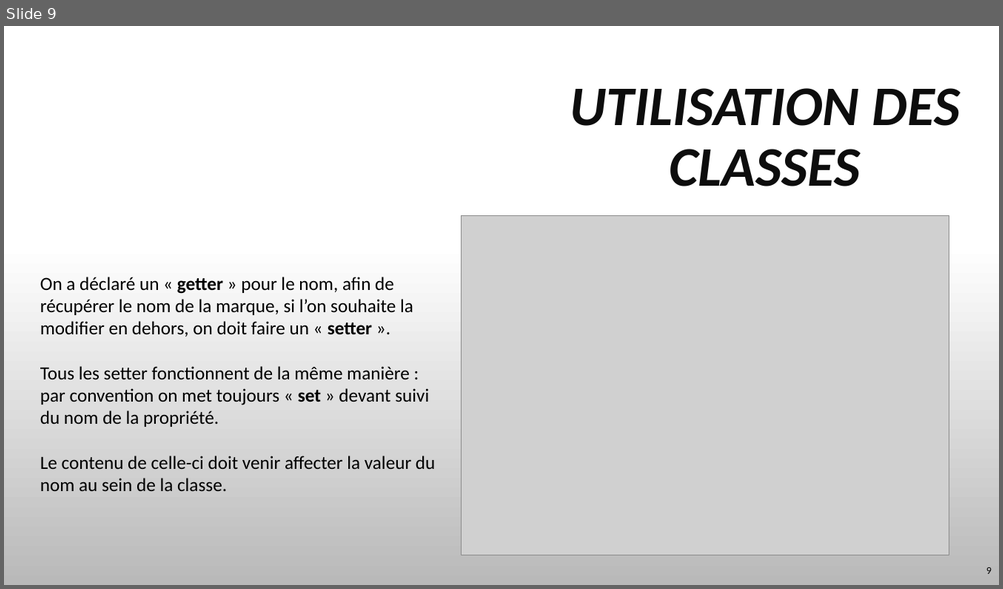
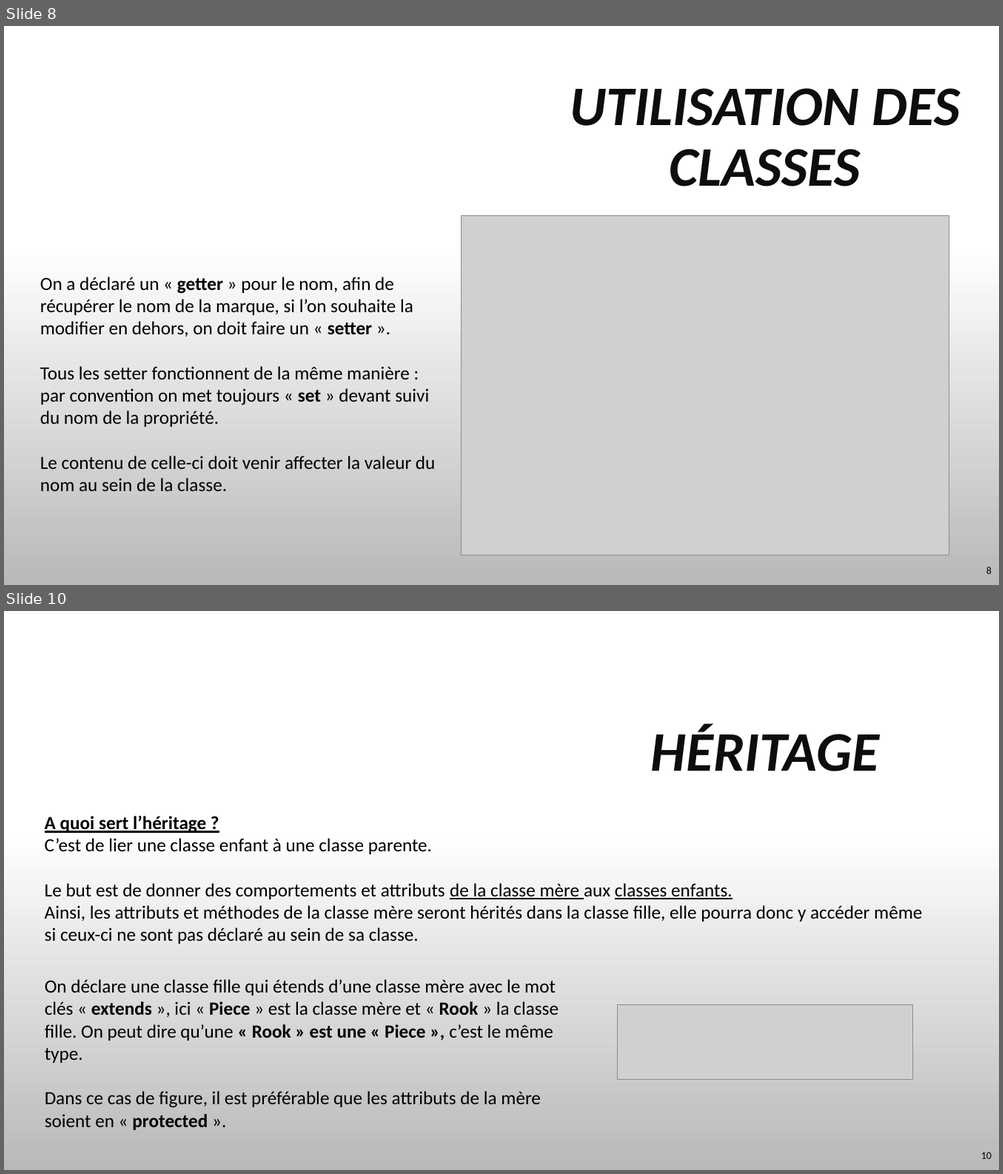
Before and after one commit to TyTy-cf/cours, a slide deck: PHP/Object/PHP-DO.pptx. Shown one above the other, each under a label of ours: slide 9 before the commit, slides 8 and 10 after it; the slides between them are not shown. The pictures are 1003x589 and 1003x1174 pixels, drawn with LibreOffice and Linux fonts; fonts in the diff are those of the drawing; grey boxes stand for pictures; background and template pictures are left out. Boxes give left, top, right and bottom in pixels: in the first picture for what was removed or moved away, otherwise in the second. Text is boxed around its words. In the diff, an @@ line names an element or a change of style, - is before the commit and + after.

```diff
--- a/PHP/Object/PHP-DO.pptx
+++ b/PHP/Object/PHP-DO.pptx
@@ slide 10 added at (4, 611, 999, 1170), background picture (left out) @@
@@ title added at (651, 724, 879, 772), 54 pt, text #0D0D0D, bold, italic @@
+HÉRITAGE
@@ text added at (45, 816, 922, 944), 18 pt, text #000000 @@
+A quoi sert l’héritage ?
+C’est de lier une classe enfant à une classe parente.
+Le but est de donner des comportements et attributs de la classe mère aux classes enfants.
+Ainsi, les attributs et méthodes de la classe mère seront hérités dans la classe fille, elle pourra donc y accéder même si ceux-ci ne sont pas déclaré au sein de sa classe.
@@ text added at (45, 980, 558, 1130), 18 pt, text #000000 @@
+On déclare une classe fille qui étends d’une classe mère avec le mot clés « extends », ici « Piece » est la classe mère et « Rook » la classe fille. On peut dire qu’une « Rook » est une « Piece », c’est le même type.
+Dans ce cas de figure, il est préférable que les attributs de la mère soient en « protected ».
@@ picture added at (617, 1005, 913, 1080) @@
@@ page number added at (981, 1153, 991, 1159), 10 pt, text #000000 @@
+10
@@ what was slide 9 is now slide 8 @@
@@ page number at (986, 567, 991, 574): text changed @@
-9
+8
```
Also in this commit, not shown: 1 slide changed, 4 other slides added, 1 slide removed, 1 other file.
